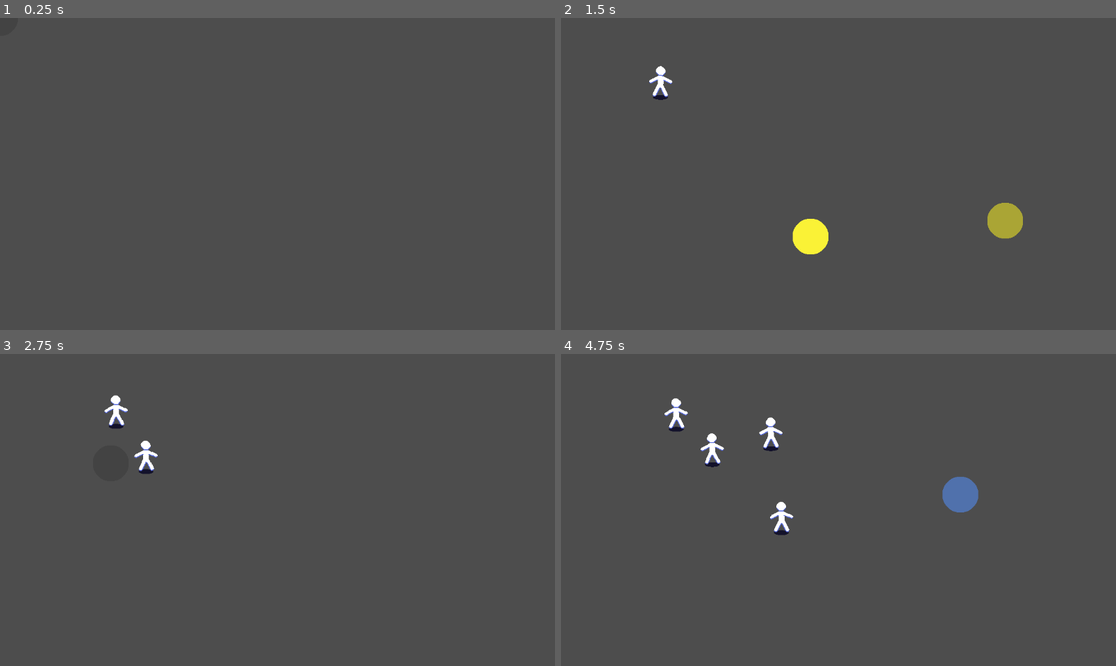
Above: before the commit, frames 1-4 (two rows, left to right).
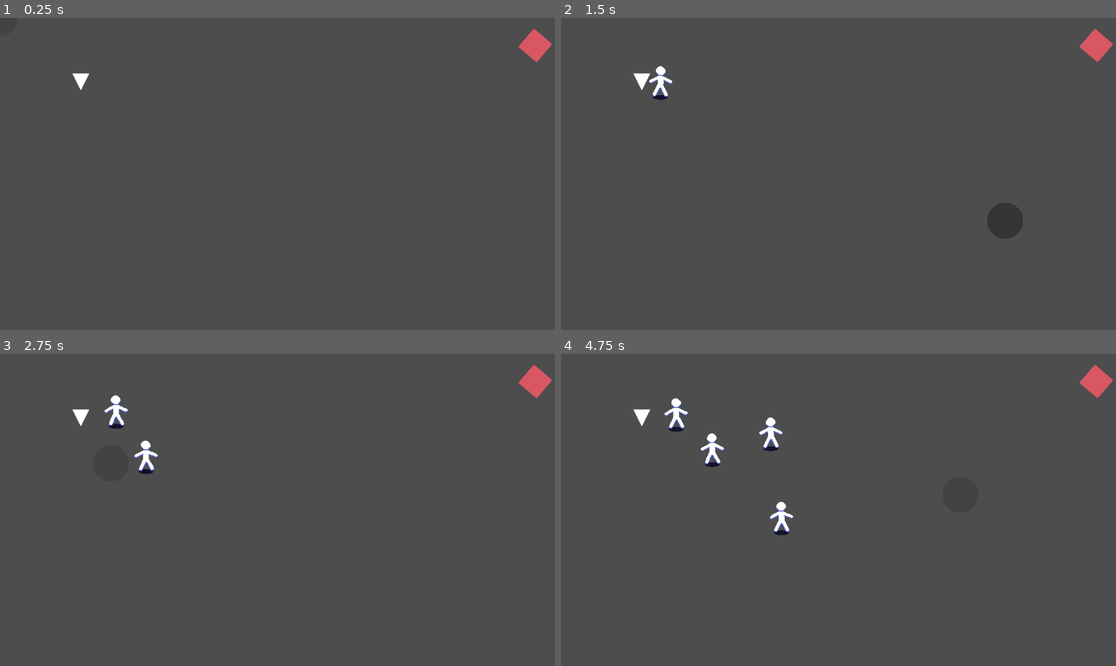
Above: after the commit, the same moments.

Repository: borknbeans/Mini-Jame-Gam-43
Game: Godot game, scene res://scenes/main.tscn
Same seed, same stepped clock (60 frames per second), same inputs: the game is played once before the commit and once after it.
Inputs (mouse positions are in pixels of both pictures, inside the frame that each line leads up to):
- Up to frame 1 (0.25 s): no input
- Up to frame 2 (1.5 s): tap Enter at 0.5 s; move the mouse to (810, 236) at 0.52 s; press the mouse at (810, 236) at 0.53 s; move the mouse to (1005, 220) at 1.27 s; release the mouse at (1005, 220) at 1.28 s; tap 1 (select_paint_1) at 1.35 s
- Up to frame 3 (2.75 s): move the mouse to (111, 463) at 2.02 s; tap 2 (select_paint_2) at 2.1 s
- Up to frame 4 (4.75 s): move the mouse to (866, 510) at 2.77 s; tap 3 (select_paint_3) at 2.85 s; move the mouse to (755, 432) at 3.52 s; tap 4 (select_paint_4) at 3.6 s; move the mouse to (960, 494) at 4.27 s; click (960, 494) at 4.35 s

The runs differ from the first frame. In frame 1, 0.4% of the frame differs, in the area x 13-100%, y 3-24%; in frame 2, 1.6%, in the area x 13-100%, y 3-76%; in frame 3, 0.4%; in frame 4, 1.0%.

Commit message:
added drop off that people will run to if it is a matching color

Diff:
--- a/project.godot
+++ b/project.godot
@@ -23,6 +23,7 @@
 
 congregation_area=""
 paint_drop=""
+drop_off=""
 
 [input]
 
--- a/scenes/brush.tscn
+++ b/scenes/brush.tscn
@@ -12,7 +12,6 @@
 [node name="Brush" type="Node2D"]
 script = ExtResource("1_taygo")
 paint_drop_scene = ExtResource("2_es1qv")
-color = 2
 
 [node name="MeshInstance2D" type="MeshInstance2D" parent="."]
 unique_name_in_owner = true
--- /dev/null
+++ b/scenes/drop_off.tscn
@@ -0,0 +1,16 @@
+[gd_scene load_steps=3 format=3 uid="uid://dleh4ud55go4k"]
+
+[ext_resource type="Script" uid="uid://dtheww6f0bkax" path="res://scripts/drop_off.gd" id="1_5sj5x"]
+
+[sub_resource type="CircleShape2D" id="CircleShape2D_5sj5x"]
+
+[node name="DropOff" type="Area2D" groups=["drop_off"]]
+collision_mask = 2
+script = ExtResource("1_5sj5x")
+metadata/_edit_group_ = true
+
+[node name="CollisionShape2D" type="CollisionShape2D" parent="."]
+scale = Vector2(2.5, 2.5)
+shape = SubResource("CircleShape2D_5sj5x")
+
+[connection signal="body_entered" from="." to="." method="_on_body_entered"]
--- a/scenes/main.tscn
+++ b/scenes/main.tscn
@@ -1,10 +1,13 @@
-[gd_scene load_steps=5 format=3 uid="uid://cnwb0roi37ay3"]
+[gd_scene load_steps=7 format=3 uid="uid://cnwb0roi37ay3"]
 
 [ext_resource type="Script" uid="uid://bq64bklemkfl1" path="res://scripts/main.gd" id="1_0wfyh"]
 [ext_resource type="PackedScene" uid="uid://sprmb7111vo7" path="res://scenes/man_spawner.tscn" id="2_0wfyh"]
 [ext_resource type="PackedScene" uid="uid://cqxxfterquolf" path="res://scenes/brush.tscn" id="2_sugp2"]
+[ext_resource type="PackedScene" uid="uid://dleh4ud55go4k" path="res://scenes/drop_off.tscn" id="4_jyhfs"]
 
 [sub_resource type="RectangleShape2D" id="RectangleShape2D_0wfyh"]
+
+[sub_resource type="BoxMesh" id="BoxMesh_jyhfs"]
 
 [node name="Main" type="Node2D"]
 y_sort_enabled = true
@@ -28,3 +31,16 @@
 
 [node name="CollisionShape2D" type="CollisionShape2D" parent="CongregationArea2D"]
 shape = SubResource("RectangleShape2D_0wfyh")
+
+[node name="RedDropOff" type="Node2D" parent="."]
+
+[node name="MeshInstance2D" type="MeshInstance2D" parent="RedDropOff"]
+modulate = Color(0.85098, 0.341176, 0.388235, 1)
+position = Vector2(1111, 56.9999)
+rotation = 0.706858
+scale = Vector2(50, 50)
+mesh = SubResource("BoxMesh_jyhfs")
+
+[node name="DropOff" parent="RedDropOff" instance=ExtResource("4_jyhfs")]
+position = Vector2(1097, 74)
+color = 1
--- a/scenes/man.tscn
+++ b/scenes/man.tscn
@@ -9,6 +9,45 @@
 [ext_resource type="Texture2D" uid="uid://dvou3e654f75n" path="res://assets/man-blue.png" id="3_cg0sc"]
 [ext_resource type="Script" uid="uid://bjpcu3gqnboyo" path="res://scripts/states/man/man_state_follow.gd" id="3_pgnoa"]
 [ext_resource type="Texture2D" uid="uid://dsytqcgrehcey" path="res://assets/man-yellow.png" id="4_1gcr3"]
+
+[sub_resource type="Animation" id="Animation_ogi77"]
+length = 0.001
+tracks/0/type = "value"
+tracks/0/imported = false
+tracks/0/enabled = true
+tracks/0/path = NodePath("Sprite2D:offset")
+tracks/0/interp = 1
+tracks/0/loop_wrap = true
+tracks/0/keys = {
+"times": PackedFloat32Array(0),
+"transitions": PackedFloat32Array(1),
+"update": 0,
+"values": [Vector2(0, 0)]
+}
+tracks/1/type = "value"
+tracks/1/imported = false
+tracks/1/enabled = true
+tracks/1/path = NodePath("Sprite2D:rotation")
+tracks/1/interp = 1
+tracks/1/loop_wrap = true
+tracks/1/keys = {
+"times": PackedFloat32Array(0),
+"transitions": PackedFloat32Array(1),
+"update": 0,
+"values": [0.0]
+}
+tracks/2/type = "value"
+tracks/2/imported = false
+tracks/2/enabled = true
+tracks/2/path = NodePath("Shadow:scale")
+tracks/2/interp = 1
+tracks/2/loop_wrap = true
+tracks/2/keys = {
+"times": PackedFloat32Array(0),
+"transitions": PackedFloat32Array(1),
+"update": 0,
+"values": [Vector2(10, 32)]
+}
 
 [sub_resource type="Animation" id="Animation_reudx"]
 resource_name = "move"
@@ -49,45 +88,6 @@
 "transitions": PackedFloat32Array(1, 1, 1, 1, 1),
 "update": 0,
 "values": [Vector2(10, 32), Vector2(10, 22), Vector2(10, 32), Vector2(10, 22), Vector2(10, 32)]
-}
-
-[sub_resource type="Animation" id="Animation_ogi77"]
-length = 0.001
-tracks/0/type = "value"
-tracks/0/imported = false
-tracks/0/enabled = true
-tracks/0/path = NodePath("Sprite2D:offset")
-tracks/0/interp = 1
-tracks/0/loop_wrap = true
-tracks/0/keys = {
-"times": PackedFloat32Array(0),
-"transitions": PackedFloat32Array(1),
-"update": 0,
-"values": [Vector2(0, 0)]
-}
-tracks/1/type = "value"
-tracks/1/imported = false
-tracks/1/enabled = true
-tracks/1/path = NodePath("Sprite2D:rotation")
-tracks/1/interp = 1
-tracks/1/loop_wrap = true
-tracks/1/keys = {
-"times": PackedFloat32Array(0),
-"transitions": PackedFloat32Array(1),
-"update": 0,
-"values": [0.0]
-}
-tracks/2/type = "value"
-tracks/2/imported = false
-tracks/2/enabled = true
-tracks/2/path = NodePath("Shadow:scale")
-tracks/2/interp = 1
-tracks/2/loop_wrap = true
-tracks/2/keys = {
-"times": PackedFloat32Array(0),
-"transitions": PackedFloat32Array(1),
-"update": 0,
-"values": [Vector2(10, 32)]
 }
 
 [sub_resource type="AnimationLibrary" id="AnimationLibrary_6qbmn"]
--- a/scenes/man_spawner.tscn
+++ b/scenes/man_spawner.tscn
@@ -1,12 +1,18 @@
-[gd_scene load_steps=3 format=3 uid="uid://sprmb7111vo7"]
+[gd_scene load_steps=4 format=3 uid="uid://sprmb7111vo7"]
 
 [ext_resource type="Script" uid="uid://c1jlbp3fmasbf" path="res://scripts/man_spawner.gd" id="1_fwq1o"]
 [ext_resource type="PackedScene" uid="uid://cqdns67khhwch" path="res://scenes/man.tscn" id="2_e4udd"]
+
+[sub_resource type="PrismMesh" id="PrismMesh_e4udd"]
 
 [node name="ManSpawner" type="Node2D"]
 script = ExtResource("1_fwq1o")
 man_scene = ExtResource("2_e4udd")
 
+[node name="MeshInstance2D" type="MeshInstance2D" parent="."]
+scale = Vector2(35, 35)
+mesh = SubResource("PrismMesh_e4udd")
+
 [node name="SpawnTimer" type="Timer" parent="."]
 
 [connection signal="timeout" from="SpawnTimer" to="." method="_on_spawn_timer_timeout"]
--- a/scenes/paint_drop.tscn
+++ b/scenes/paint_drop.tscn
@@ -1,6 +1,19 @@
-[gd_scene load_steps=4 format=3 uid="uid://bqrh36tcfm4te"]
+[gd_scene load_steps=8 format=3 uid="uid://bqrh36tcfm4te"]
 
 [ext_resource type="Script" uid="uid://d3u0mnntxsiy7" path="res://scripts/paint_drop.gd" id="1_lkc13"]
+
+[sub_resource type="Curve" id="Curve_lkc13"]
+_data = [Vector2(0, 1), 0.0, -1.01701, 0, 0, Vector2(0.977273, 0.348315), -0.612092, 0.0, 0, 0]
+point_count = 2
+
+[sub_resource type="Gradient" id="Gradient_uesac"]
+colors = PackedColorArray(0.85098, 0.341176, 0.388235, 1, 1, 1, 1, 0)
+
+[sub_resource type="Gradient" id="Gradient_gasxu"]
+colors = PackedColorArray(0.388235, 0.607843, 1, 1, 1, 1, 1, 0)
+
+[sub_resource type="Gradient" id="Gradient_vre8x"]
+colors = PackedColorArray(0.984314, 0.94902, 0.211765, 1, 1, 1, 1, 0)
 
 [sub_resource type="SphereMesh" id="SphereMesh_lkc13"]
 
@@ -10,12 +23,79 @@
 [node name="PaintDrop" type="Node2D" groups=["paint_drop"]]
 script = ExtResource("1_lkc13")
 
+[node name="RedParticles" type="CPUParticles2D" parent="."]
+unique_name_in_owner = true
+emitting = false
+amount = 25
+lifetime = 0.15
+one_shot = true
+explosiveness = 0.75
+emission_shape = 1
+emission_sphere_radius = 1.0
+spread = 180.0
+gravity = Vector2(0, 0)
+initial_velocity_min = 25.0
+initial_velocity_max = 40.0
+orbit_velocity_min = 1.0
+orbit_velocity_max = 1.0
+linear_accel_min = -60.0
+linear_accel_max = -30.0
+angle_max = 180.0
+scale_amount_max = 1.2
+scale_amount_curve = SubResource("Curve_lkc13")
+color_ramp = SubResource("Gradient_uesac")
+
+[node name="BlueParticles" type="CPUParticles2D" parent="."]
+unique_name_in_owner = true
+emitting = false
+amount = 25
+lifetime = 0.15
+one_shot = true
+explosiveness = 0.75
+emission_shape = 1
+emission_sphere_radius = 1.0
+spread = 180.0
+gravity = Vector2(0, 0)
+initial_velocity_min = 25.0
+initial_velocity_max = 40.0
+orbit_velocity_min = 1.0
+orbit_velocity_max = 1.0
+linear_accel_min = -60.0
+linear_accel_max = -30.0
+angle_max = 180.0
+scale_amount_max = 1.2
+scale_amount_curve = SubResource("Curve_lkc13")
+color_ramp = SubResource("Gradient_gasxu")
+
+[node name="YellowParticles" type="CPUParticles2D" parent="."]
+unique_name_in_owner = true
+emitting = false
+amount = 25
+lifetime = 0.15
+one_shot = true
+explosiveness = 0.75
+emission_shape = 1
+emission_sphere_radius = 1.0
+spread = 180.0
+gravity = Vector2(0, 0)
+initial_velocity_min = 25.0
+initial_velocity_max = 40.0
+orbit_velocity_min = 1.0
+orbit_velocity_max = 1.0
+linear_accel_min = -60.0
+linear_accel_max = -30.0
+angle_max = 180.0
+scale_amount_max = 1.2
+scale_amount_curve = SubResource("Curve_lkc13")
+color_ramp = SubResource("Gradient_vre8x")
+
 [node name="MeshInstance2D" type="MeshInstance2D" parent="."]
 z_index = -11
 scale = Vector2(75, 75)
 mesh = SubResource("SphereMesh_lkc13")
 
 [node name="Timer" type="Timer" parent="."]
+wait_time = 0.2
 autostart = true
 
 [node name="Area2D" type="Area2D" parent="."]
--- /dev/null
+++ b/scripts/drop_off.gd
@@ -0,0 +1,18 @@
+class_name DropOff
+extends Area2D
+
+signal balance_increased
+
+@export var color: int
+
+var balance: float
+
+func _on_body_entered(body: Node2D) -> void:
+	var man: Man = body as Man
+	if man.color != color:
+		return
+
+	balance += 1
+	man.queue_free()
+
+	balance_increased.emit()
--- a/scripts/man.gd
+++ b/scripts/man.gd
@@ -14,6 +14,7 @@
 
 var congregation_area_2d: Area2D
 var color: int
+var follow_point: Vector2
 
 func _ready() -> void:
 	congregation_area_2d = get_tree().get_first_node_in_group("congregation_area")
@@ -31,3 +32,12 @@
 		Utility.COLORS.YELLOW:
 			sprite_2d.texture = yellow_texture
 	color = color_idx
+	follow_point = _find_drop_off_for_color(color)
+
+func _find_drop_off_for_color(drop_off_color: int) -> Vector2:
+	var drop_offs = get_tree().get_nodes_in_group("drop_off")
+	for drop_off: DropOff in drop_offs:
+		if drop_off.color == self.color:
+			return drop_off.position
+
+	return Vector2.ZERO
--- a/scripts/states/man/man_state.gd
+++ b/scripts/states/man/man_state.gd
@@ -6,7 +6,6 @@
 const FOLLOW: String = "ManStateFollow"
 
 var man: Man
-var follow_point: Vector2
 
 @onready var idle_timer: Timer = %IdleTimer
 
--- a/scripts/states/man/man_state_follow.gd
+++ b/scripts/states/man/man_state_follow.gd
@@ -8,10 +8,12 @@
 
 ## Called by the state machine on the engine's main loop tick.
 func physics_update(_delta: float) -> void:
-	var direction = man.position.direction_to(follow_point)
+	var direction = man.position.direction_to(man.follow_point)
 	man.velocity = direction * man.follow_speed
 
 	man.move_and_slide()
 
-	if is_zero_approx(follow_point.distance_to(man.global_position)):
+	if is_zero_approx(man.follow_point.distance_to(man.global_position)):
 		finished.emit(IDLE)
+	elif man.follow_point == Vector2.ZERO:
+		finished.emit(IDLE)
--- a/scripts/states/man/man_state_idle.gd
+++ b/scripts/states/man/man_state_idle.gd
@@ -18,7 +18,7 @@
 
 ## Called by the state machine on the engine's main loop tick.
 func physics_update(_delta: float) -> void:
-	if follow_point != Vector2.ZERO:
+	if man.follow_point != Vector2.ZERO:
 		finished.emit(FOLLOW)
 
 ## Called by the state machine before changing the active state. Use this function
--- a/scripts/states/man/man_state_wander.gd
+++ b/scripts/states/man/man_state_wander.gd
@@ -16,7 +16,7 @@
 
 	man.move_and_slide()
 
-	if follow_point != Vector2.ZERO:
+	if man.follow_point != Vector2.ZERO:
 		finished.emit(FOLLOW)
 	if random_point.distance_to(man.position) < 1:
 		finished.emit(IDLE)
Not shown, added: scripts/drop_off.gd.uid
